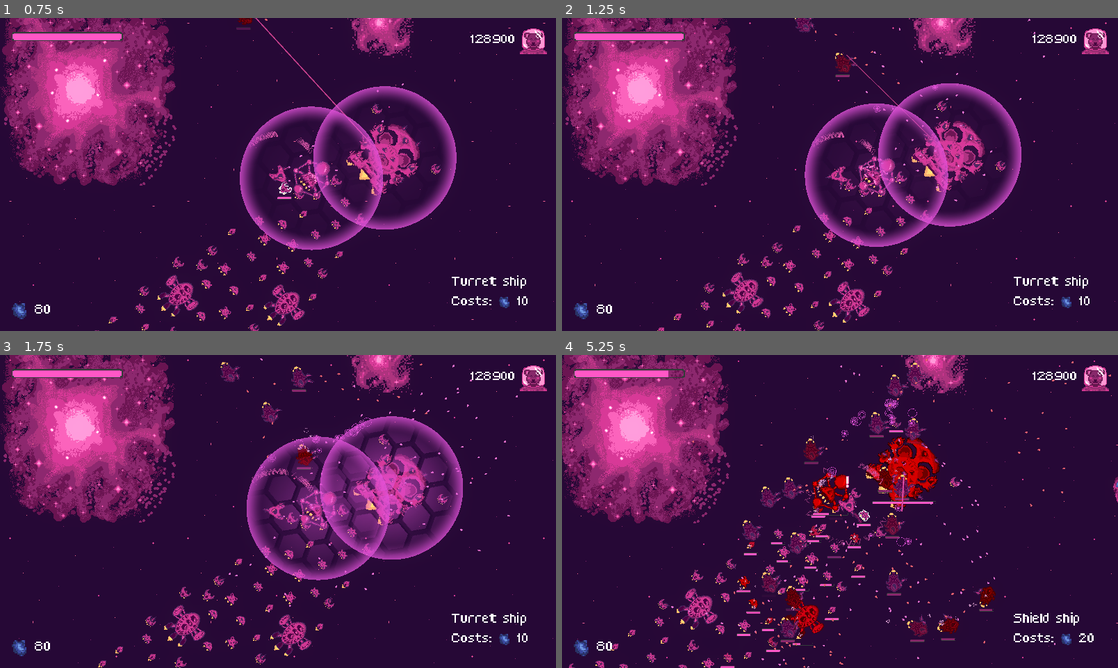
Above: before the commit, frames 1-4 (two rows, left to right).
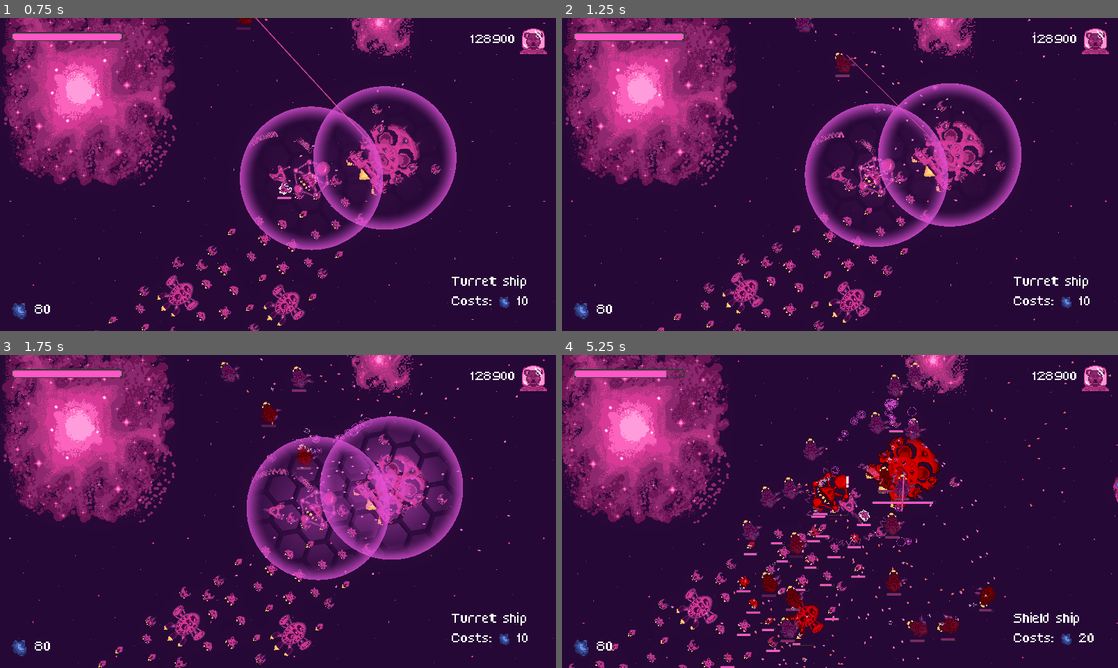
Above: after the commit, the same moments.

Repository: bear-minimum-studio/space-bear
Game: Godot game, scene res://Game.tscn
Two runs of this game, one before a commit and one after it. Both use one fixed random seed, a clock stepped at 60 frames per second and the inputs below.
Inputs:
- Up to frame 1 (0.75 s): tap Enter (upgrade) at 0.5 s; hold Right (turn_right) from 0.53 s (still down); hold X (cycle_selection) from 0.53 s (still down)
- Up to frame 2 (1.25 s): keep holding Right (turn_right); keep holding X (cycle_selection)
- Up to frame 3 (1.75 s): release Right (turn_right) at 1.28 s; release X (cycle_selection) at 1.28 s; hold Ctrl (brake) from 1.28 s (still down); tap Down (decelerate) at 1.35 s
- Up to frame 4 (5.25 s): release Ctrl (brake) at 2.03 s; hold Right (turn_right) 2.03-2.78 s; hold Space (fire) 2.03-2.78 s; hold Up (accelerate) 2.78-3.53 s; tap C (follow_me) at 2.85 s; hold G (grappling_hook) 3.53-4.28 s; hold Left (turn_left) 3.53-5.03 s; tap X (cycle_selection) at 4.35 s; hold Ctrl (brake) from 5.03 s (still down); tap Down (decelerate) at 5.1 s

Frame 1 is identical in both runs. In frame 2, less than 0.1% of the frame differs, in the area x 49-72%, y 10-58%; in frame 3, 0.4%; in frame 4, 1.0%, in the area x 18-91%, y 3-100%.

Commit message:
fix: make turrets rotate properly

Diff:
--- a/helpers/Helpers.gd
+++ b/helpers/Helpers.gd
@@ -27,3 +27,6 @@
 		return node.constant_linear_velocity
 	else:
 		return Vector2.ZERO
+
+func angle_to_trigonometry_range(angle: float):
+	return fposmod(angle - PI, 2 * PI) - PI
--- a/npc/AbstractTurret.gd
+++ b/npc/AbstractTurret.gd
@@ -19,7 +19,7 @@
 #   min : default_rotation - rotation_range
 #   max : default_rotation + rotation_range
 func _clamp_to_angle_range(angle: float) -> float:
-	var clamped_angle = fmod(angle - default_rotation, PI)
+	var clamped_angle = Helpers.angle_to_trigonometry_range(angle - default_rotation)
 	clamped_angle = clamp(clamped_angle, -rotation_range, rotation_range) + default_rotation
 	return clamped_angle
 
@@ -27,7 +27,7 @@
 #   min : default_rotation - rotation_range
 #   max : default_rotation + rotation_range
 func _is_in_angle_range(angle: float) -> bool:
-	var clamped_angle = fmod(angle - default_rotation, PI)
+	var clamped_angle = Helpers.angle_to_trigonometry_range(angle - default_rotation)
 	return -rotation_range <= clamped_angle and clamped_angle <= rotation_range
 
 # Computes the angle needed for the turret to align with the given target
